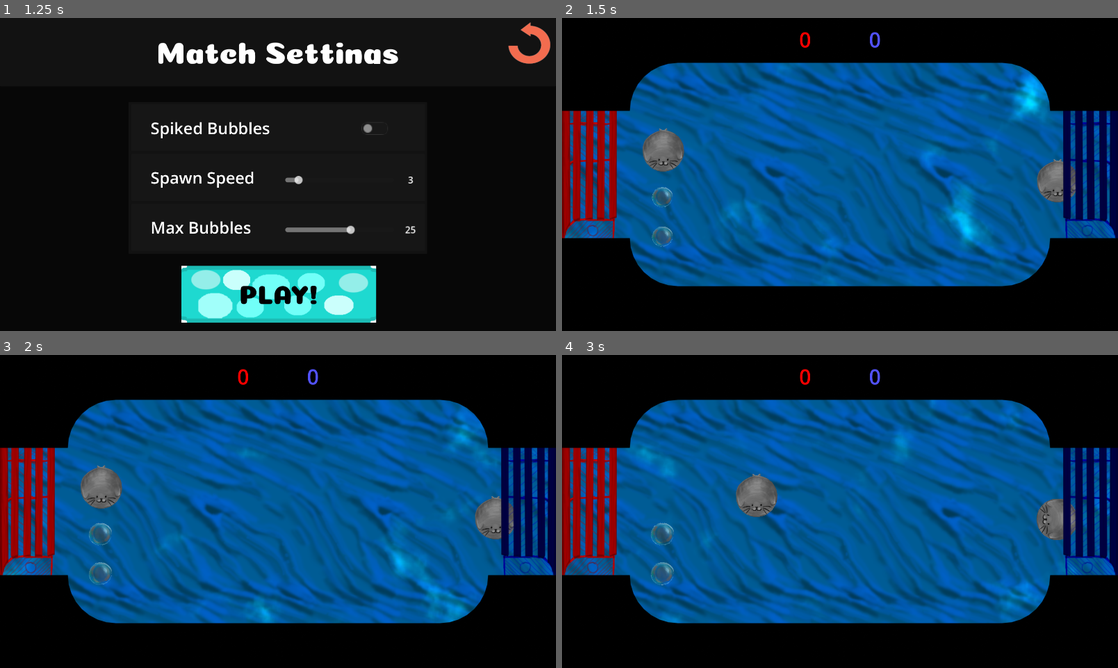
Above: before the commit, frames 1-4 (two rows, left to right).
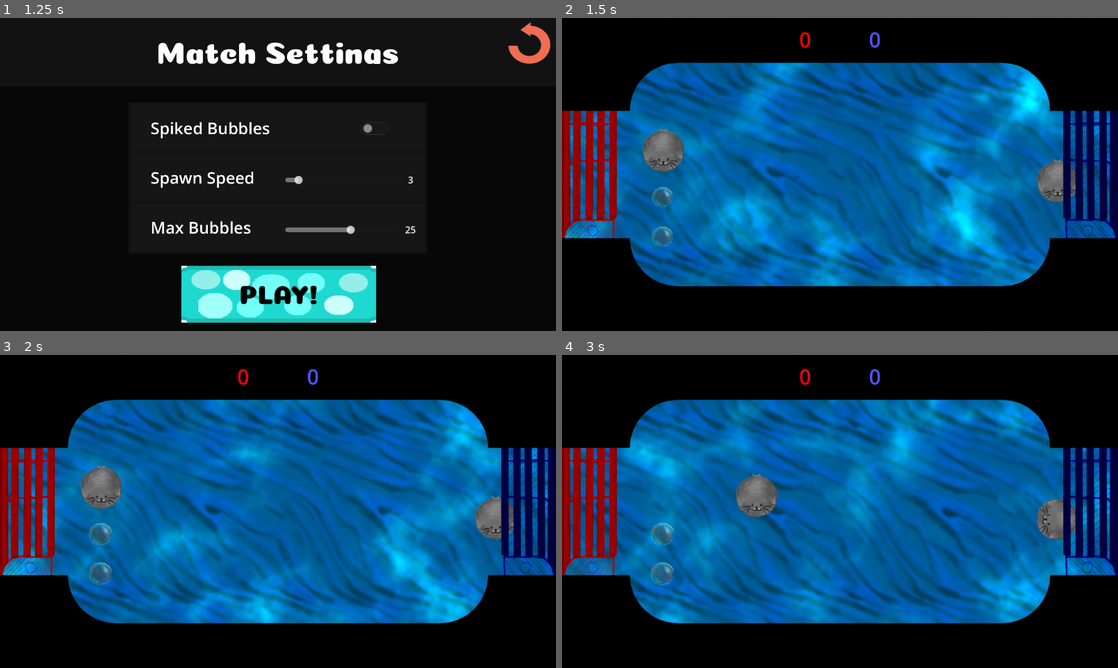
Above: after the commit, the same moments.

Repository: corpusCallosotomy/BubbleBowl
Game: Godot game, scene res://scenes/screens/menus/TitleScreen.tscn
Same seed, same stepped clock (60 frames per second), same inputs: the game is played once before the commit and once after it. The engine's default icon, where the game draws it, is replaced by a stand-in: a white triangle on a blue panel in a dark square.
Inputs:
- Up to frame 1 (1.25 s): click "Play" at 0.5 s
- Up to frame 2 (1.5 s): click "PLAY!" at 1.25 s
- Up to frame 3 (2 s): no input
- Up to frame 4 (3 s): hold D (P1_right) 2.03-2.78 s; tap Down (P2_down) at 2.1 s; hold S (P1_down) from 2.78 s (still down); tap Left (P2_left) at 2.85 s

Frame 1 is identical in both runs. In frame 2, 13% of the frame differs, in the area x 0-99%, y 14-86%; in frame 3, 11%; in frame 4, 11%.

Commit message:
Update arena.tscn

Diff:
--- a/scenes/screens/arena/arena.tscn
+++ b/scenes/screens/arena/arena.tscn
@@ -47,7 +47,7 @@
 shader_parameter/distortion_strength = 0.0600001
 shader_parameter/tone_color = Color(0, 0.4, 1, 1)
 shader_parameter/top_color = Color(0, 1, 1, 1)
-shader_parameter/light_start = 0.282
+shader_parameter/light_start = 0.1
 shader_parameter/light_end = 1.0
 shader_parameter/noise1 = SubResource("NoiseTexture2D_16rmy")
 shader_parameter/noise2 = SubResource("NoiseTexture2D_e412v")
